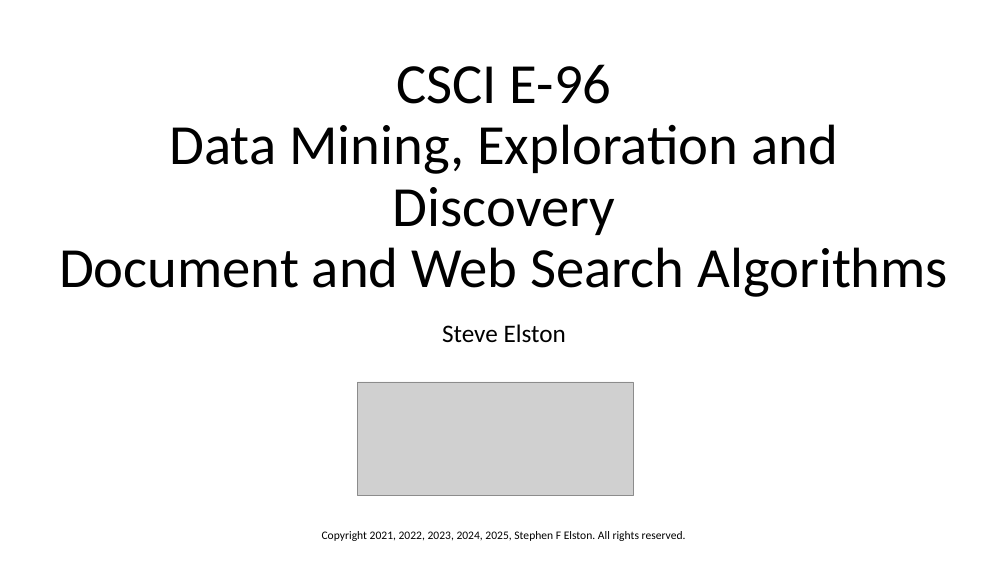
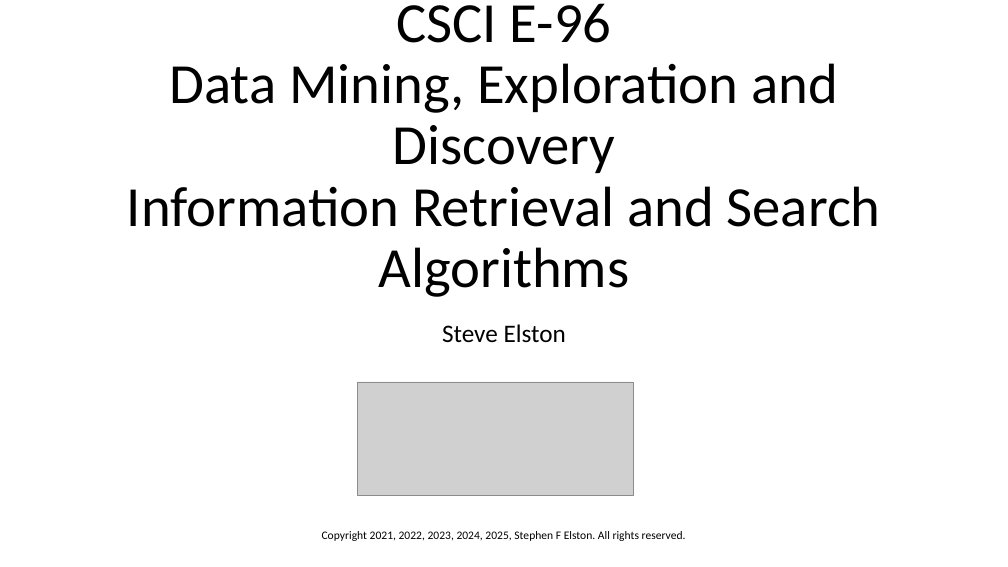
Before and after one commit to harelgabainew/school1, a slide deck: slide 1 of slides/7_DocumentWebSearching.pptx. Drawn at 1008x567 pixels with LibreOffice and Linux fonts; fonts in the diff are those of the drawing; grey boxes stand for pictures. Boxes give left, top, right and bottom in pixels: in the first picture for what was removed or moved away, otherwise in the second. Text is boxed around its words. In the diff, an @@ line names an element or a change of style, - is before the commit and + after.

```diff
--- a/slides/7_DocumentWebSearching.pptx
+++ b/slides/7_DocumentWebSearching.pptx
@@ title at [127,3,881,297]: text changed @@
-CSCI E-96
-Data Mining, Exploration and Discovery
-Document and Web Search Algorithms
+CSCI E-96
+Data Mining, Exploration and Discovery
+Information Retrieval and Search Algorithms
```
Also in this commit, not shown: 15 other slides changed, 6 slides added.
